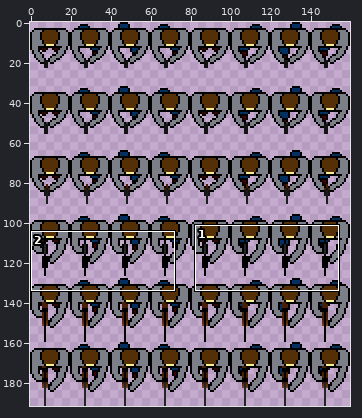
Sprite sheet -- res/PlayerSprite.png. Above: a wide view before the commit, with the close-up outlined.
Close-up. Before:
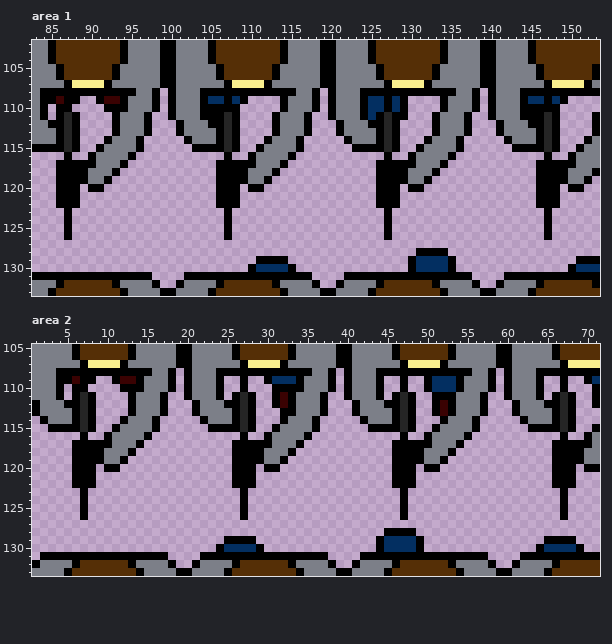
The file is 160x192 pixels. Colours within 5 levels of each other are drawn and written as one. Shown: area 1: x 83..153, y 102..133; area 2: x 1..71, y 105..133. The commit also changed other parts of the picture, which this record leaves out.
After the commit:
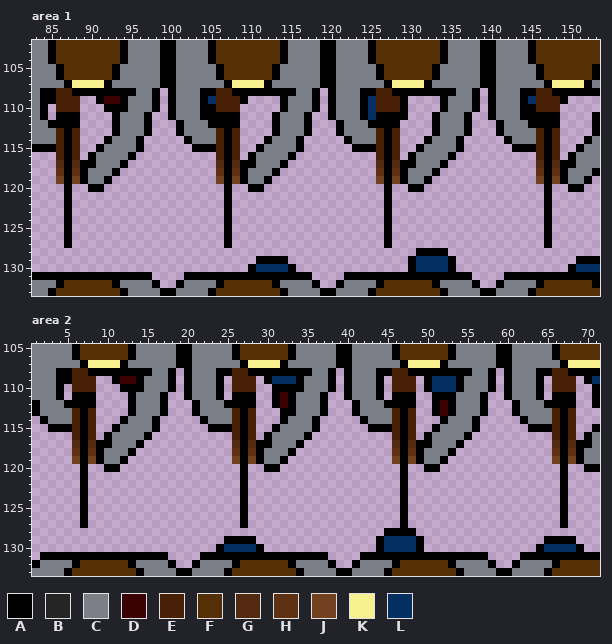
Palette (. is transparent): A #000000  B #252525  C #7c7f88  D #3a0202  E #472006  F #552f06  G #522a0f  H #5e3113  J #724120  K #f8ef8e  L #032f61
From old to new:
Changed rows in their new state; - is an unchanged pixel.
Area 1:
first column x 86:
108 EE------------------EE------------------EE------------------EE-
109 EEE-----------------EEE-----------------EEE-----------------EEE
110 EEE-----------------EEE-----------------EEE-----------------EEE
111 -A-------------------A-------------------A-------------------A-
112 -A-------------------A-------------------A-------------------A-
113 EAE-----------------EAE-----------------EAE-----------------EAE
114 EAE-----------------EAE-----------------EAE-----------------EAE
115 EAE-----------------EAE-----------------EAE-----------------EAE
116 E-E-----------------E-E-----------------E-E-----------------E-E
117 G-G-----------------G-G-----------------G-G-----------------G-G
118 H-H-----------------H-H-----------------H-H-----------------H-H
119 J-J-----------------J-J-----------------J-J-----------------J-J
120 .-.-----------------.-.-----------------.-.-----------------.-.
121 .-.-----------------.-.-----------------.-.-----------------.-.
122 .-.-----------------.-.-----------------.-.-----------------.-.
first column x 87:
127 A-------------------A-------------------A-------------------A
Area 2:
first column x 6:
108 EE------------------EE------------------EE------------------EE-
109 EEE-----------------EEE-----------------EEE-----------------EEE
110 EEE-----------------EEE-----------------EEE-----------------EEE
111 -A-------------------A-------------------A-------------------A-
112 -A-------------------A-------------------A-------------------A-
113 EAE-----------------EAE-----------------EAE-----------------EAE
114 EAE-----------------EAE-----------------EAE-----------------EAE
115 EAE-----------------EAE-----------------EAE-----------------EAE
116 E-E-----------------E-E-----------------E-E-----------------E-E
117 G-G-----------------G-G-----------------G-G-----------------G-G
118 H-H-----------------H-H-----------------H-H-----------------H-H
119 J-J-----------------J-J-----------------J-J-----------------J-J
120 .-.-----------------.-.-----------------.-.-----------------.-.
121 .-.-----------------.-.-----------------.-.-----------------.-.
122 .-.-----------------.-.-----------------.-.-----------------.-.
first column x 7:
127 A-------------------A-------------------A-------------------A
